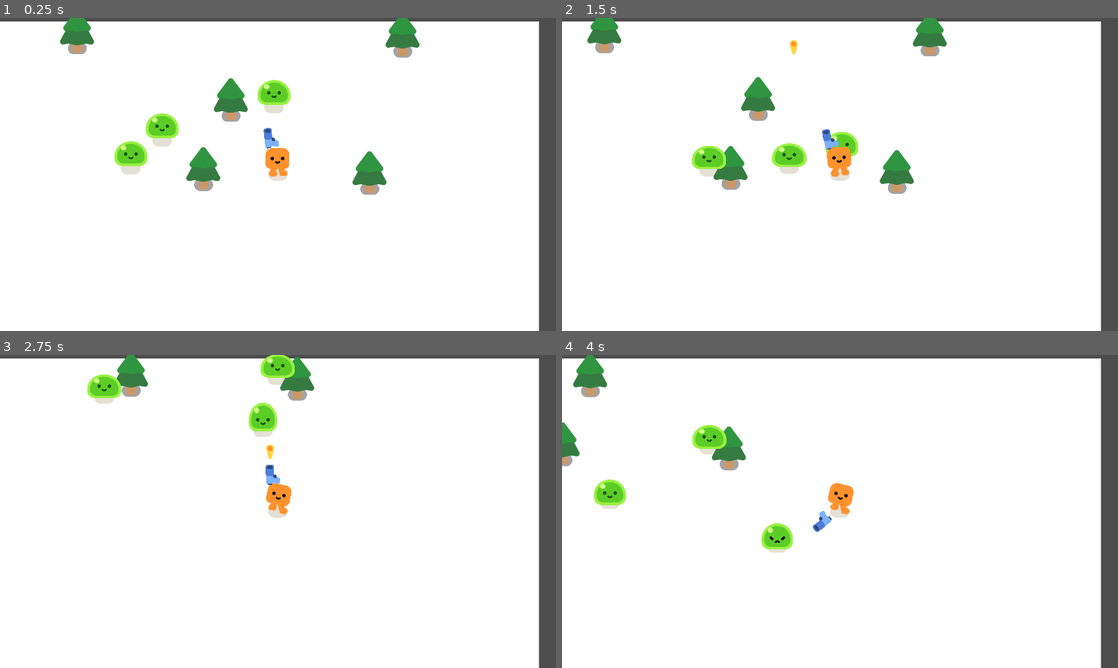
Above: before the commit, frames 1-4 (two rows, left to right).
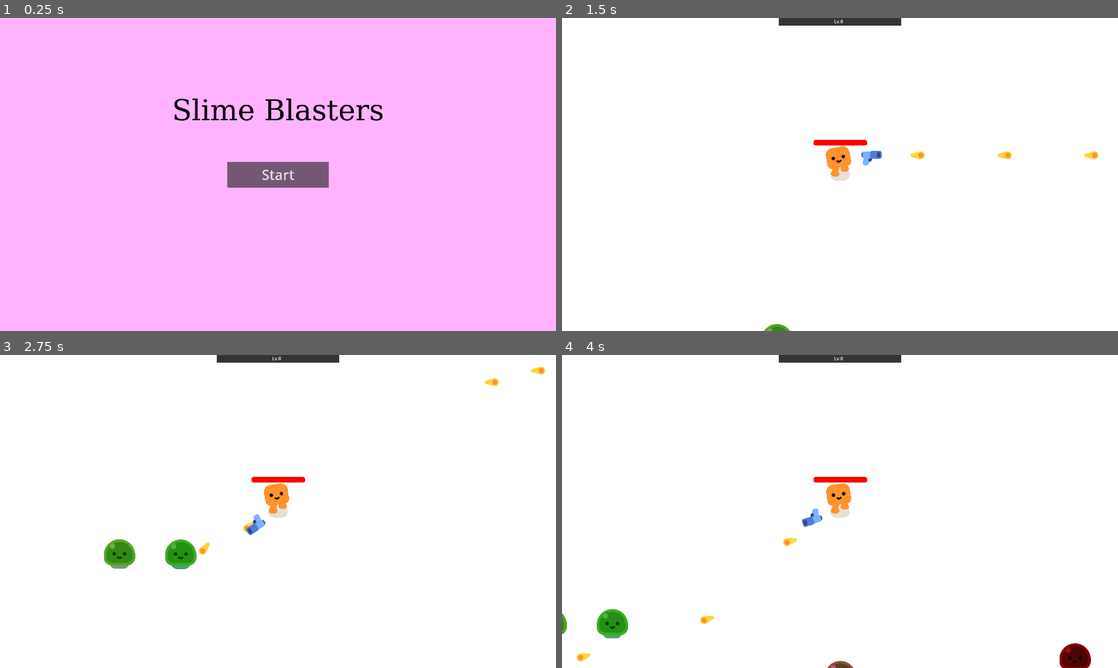
Above: after the commit, the same moments.

Repository: Daxz0/slime-blasters
Game: Godot game, scene res://game.tscn
Same seed, same stepped clock (60 frames per second), same inputs: the game is played once before the commit and once after it.
Inputs (mouse positions are in pixels of both pictures, inside the frame that each line leads up to):
- Up to frame 1 (0.25 s): no input
- Up to frame 2 (1.5 s): click (840, 174) at 0.5 s, where only the run after the commit has a clickable "Start"; hold D (move_right) from 1.28 s (still down)
- Up to frame 3 (2.75 s): release D (move_right) at 2.03 s; hold S (move_down) from 2.03 s (still down)
- Up to frame 4 (4 s): release S (move_down) at 2.78 s; hold D (move_right) 2.78-3.53 s; hold W (move_up) from 3.53 s (still down)

The runs differ from the first frame. In frame 1, 100% of the frame differs, in the area x 0-100%, y 0-100%; in frame 2, 8.8%; in frame 3, 8.3%; in frame 4, 8.7%.

Commit message:
+ menu and end screen!

Diff:
--- a/basic_slime.gd
+++ b/basic_slime.gd
@@ -1,34 +1,8 @@
 extends CharacterBody2D
 
 
-@export var hurt_value: float = 5
-@onready var player = get_node("/root/Game/Player")
-
 func _ready() -> void:
-	$Slime/AnimationPlayer.play("walk")
-
-const SPEED = 300.0
-var health = 100
-
-func _physics_process(delta: float) -> void:
-	var direction = global_position.direction_to(player.global_position)
-	velocity = direction * SPEED
-
-	move_and_slide()
-
-
-func take_damage(damage):
-	health -= damage
-
-	$Slime/AnimationPlayer.play("hurt")
-	$Slime/AnimationPlayer.queue("walk")
-
-	if health <= 0:
-		queue_free()
-
-		const SMOKE = preload("res://smoke_explosion/smoke_explosion.tscn")
-
-		var smoke = SMOKE.instantiate()
-
-		get_parent().add_child(smoke)
-		smoke.global_position = global_position
+	var r = randf()
+	var g = randf()
+	var b = randf()
+	modulate = Color(r, g, b)
--- a/basic_slime.tscn
+++ b/basic_slime.tscn
@@ -6,7 +6,7 @@
 [sub_resource type="CircleShape2D" id="CircleShape2D_1uarl"]
 radius = 54.00926
 
-[node name="BasicSlime" type="CharacterBody2D"]
+[node name="MenuSlime" type="CharacterBody2D"]
 collision_layer = 3
 collision_mask = 3
 script = ExtResource("1_1uarl")
--- a/bullet.gd
+++ b/bullet.gd
@@ -20,4 +20,4 @@
 	queue_free()
 
 	if body.has_method("take_damage"):
-		body.take_damage(10)
+		body.take_damage(1000)
--- a/bullet.tscn
+++ b/bullet.tscn
@@ -1,6 +1,6 @@
 [gd_scene load_steps=4 format=3 uid="uid://b5ixw66oaedki"]
 
-[ext_resource type="Texture2D" uid="uid://dftkbqwsfd68r" path="res://pistol/projectile.png" id="1_v7oki"]
+[ext_resource type="Texture2D" uid="uid://dftkbqwsfd68r" path="res://weapons/pistol/projectile.png" id="1_v7oki"]
 [ext_resource type="Script" uid="uid://cfjvwhypwf5h5" path="res://bullet.gd" id="1_v8qja"]
 
 [sub_resource type="CircleShape2D" id="CircleShape2D_v8qja"]
--- /dev/null
+++ b/cannon.tscn
@@ -0,0 +1,3 @@
+[gd_scene format=3 uid="uid://odskt1tgw0pm"]
+
+[node name="Cannon" type="Area2D"]
--- /dev/null
+++ b/experience.gd
@@ -0,0 +1,7 @@
+extends Area2D
+
+signal gain_xp
+
+func _on_body_entered(body: Node2D) -> void:
+    queue_free()
+    gain_xp.emit()
--- /dev/null
+++ b/experience.tscn
@@ -0,0 +1,19 @@
+[gd_scene load_steps=4 format=3 uid="uid://c6u4e2d7reiqh"]
+
+[ext_resource type="Script" uid="uid://nead1utvva8s" path="res://experience.gd" id="1_rronj"]
+[ext_resource type="Texture2D" uid="uid://ca0fcslnh6rb2" path="res://game_assets/experience.png" id="2_j7eut"]
+
+[sub_resource type="CircleShape2D" id="CircleShape2D_0bgji"]
+radius = 15.033297
+
+[node name="Experience" type="Area2D"]
+script = ExtResource("1_rronj")
+
+[node name="CollisionShape2D" type="CollisionShape2D" parent="."]
+shape = SubResource("CircleShape2D_0bgji")
+
+[node name="Experience" type="Sprite2D" parent="."]
+scale = Vector2(0.31428573, 0.31428573)
+texture = ExtResource("2_j7eut")
+
+[connection signal="body_entered" from="." to="." method="_on_body_entered"]
--- /dev/null
+++ b/game.gd
@@ -0,0 +1,28 @@
+extends Node2D
+
+
+
+func _on_ready():
+    get_tree().paused = true
+
+func spawn_mob():
+
+    var new_mob = preload("res://basic_slime.tscn").instantiate()
+    %PathFollow2D.progress_ratio = randf()
+
+    new_mob.global_position = %PathFollow2D.global_position
+    add_child(new_mob)
+
+
+func _on_spawn_timer_timeout() -> void:
+    spawn_mob()
+
+
+func _on_player_health_depleted() -> void:
+    %GameOver.visible = true
+    get_tree().paused = true
+
+
+func _on_button_pressed() -> void:
+    get_tree().paused = false
+    %GameStart.visible = false
--- a/game.tscn
+++ b/game.tscn
@@ -1,44 +1,159 @@
-[gd_scene load_steps=4 format=3 uid="uid://b3u84076due2"]
+[gd_scene load_steps=7 format=3 uid="uid://b3u84076due2"]
 
 [ext_resource type="PackedScene" uid="uid://b0xfsf20ygw2w" path="res://player.tscn" id="1_e2o6t"]
-[ext_resource type="PackedScene" uid="uid://c0gpy0pye4jr6" path="res://tree.tscn" id="2_feb5d"]
-[ext_resource type="PackedScene" uid="uid://vlvyu80xwpck" path="res://basic_slime.tscn" id="3_feb5d"]
+[ext_resource type="Script" uid="uid://cd0nr31bvtbx7" path="res://game.gd" id="1_feb5d"]
+
+[sub_resource type="StyleBoxFlat" id="StyleBoxFlat_e2o6t"]
+bg_color = Color(0, 0, 0, 0.79607844)
+
+[sub_resource type="StyleBoxFlat" id="StyleBoxFlat_feb5d"]
+bg_color = Color(0.6666667, 1, 0, 1)
+
+[sub_resource type="Curve2D" id="Curve2D_fc0e3"]
+_data = {
+"points": PackedVector2Array(0, 0, 0, 0, -220, -103, 0, 0, 0, 0, 1999, -88, 0, 0, 0, 0, 1996, 1227, 0, 0, 0, 0, -217, 1234, 0, 0, 0, 0, -217, -110)
+}
+point_count = 5
+
+[sub_resource type="FontFile" id="FontFile_e2o6t"]
+cache/0/100/0/ascent = 0.0
+cache/0/100/0/descent = 0.0
+cache/0/100/0/underline_position = 0.0
+cache/0/100/0/underline_thickness = 0.0
+cache/0/100/0/scale = 1.0
+cache/0/16/0/ascent = 0.0
+cache/0/16/0/descent = 0.0
+cache/0/16/0/underline_position = 0.0
+cache/0/16/0/underline_thickness = 0.0
+cache/0/16/0/scale = 1.0
 
 [node name="Game" type="Node2D"]
 y_sort_enabled = true
+script = ExtResource("1_feb5d")
 
-[node name="CanvasLayer" type="CanvasLayer" parent="."]
+[node name="Background" type="CanvasLayer" parent="."]
 layer = -30
 
-[node name="ColorRect" type="ColorRect" parent="CanvasLayer"]
-offset_left = -109.0
-offset_top = 12.0
-offset_right = 1861.0
-offset_bottom = 1156.0
+[node name="ColorRect" type="ColorRect" parent="Background"]
+anchors_preset = 15
+anchor_right = 1.0
+anchor_bottom = 1.0
+grow_horizontal = 2
+grow_vertical = 2
+
+[node name="XPBar" type="ProgressBar" parent="Background"]
+unique_name_in_owner = true
+z_index = 50
+anchors_preset = 5
+anchor_left = 0.5
+anchor_right = 0.5
+offset_left = -212.0
+offset_right = 212.0
+offset_bottom = 27.0
+grow_horizontal = 2
+theme_override_styles/background = SubResource("StyleBoxFlat_e2o6t")
+theme_override_styles/fill = SubResource("StyleBoxFlat_feb5d")
+show_percentage = false
+
+[node name="Label" type="Label" parent="Background/XPBar"]
+layout_mode = 1
+anchors_preset = 5
+anchor_left = 0.5
+anchor_right = 0.5
+offset_left = -20.0
+offset_right = 20.0
+offset_bottom = 23.0
+grow_horizontal = 2
+text = "Lv.0"
 
 [node name="Player" parent="." instance=ExtResource("1_e2o6t")]
-position = Vector2(855, 634)
+position = Vector2(973, 544)
 
-[node name="Tree" parent="." instance=ExtResource("2_feb5d")]
-position = Vector2(161, 138)
+[node name="Path2D" type="Path2D" parent="Player"]
+position = Vector2(-855, -634)
+curve = SubResource("Curve2D_fc0e3")
 
-[node name="Tree2" parent="." instance=ExtResource("2_feb5d")]
-position = Vector2(692, 371)
+[node name="PathFollow2D" type="PathFollow2D" parent="Player/Path2D"]
+unique_name_in_owner = true
+position = Vector2(-220, -103)
+rotation = 0.0067596985
 
-[node name="Tree3" parent="." instance=ExtResource("2_feb5d")]
-position = Vector2(597, 609)
+[node name="SpawnTimer" type="Timer" parent="."]
+autostart = true
 
-[node name="Tree4" parent="." instance=ExtResource("2_feb5d")]
-position = Vector2(1171, 623)
+[node name="GameOver" type="CanvasLayer" parent="."]
+unique_name_in_owner = true
+visible = false
 
-[node name="Tree5" parent="." instance=ExtResource("2_feb5d")]
-position = Vector2(1285, 149)
+[node name="ColorRect" type="ColorRect" parent="GameOver"]
+anchors_preset = 15
+anchor_right = 1.0
+anchor_bottom = 1.0
+grow_horizontal = 2
+grow_vertical = 2
+color = Color(0, 0, 0, 0.5254902)
 
-[node name="BasicSlime" parent="." instance=ExtResource("3_feb5d")]
-position = Vector2(383, 496)
+[node name="Label" type="Label" parent="GameOver/ColorRect"]
+layout_mode = 1
+anchors_preset = 8
+anchor_left = 0.5
+anchor_top = 0.5
+anchor_right = 0.5
+anchor_bottom = 0.5
+offset_left = -43.5
+offset_top = -11.5
+offset_right = 43.5
+offset_bottom = 11.5
+grow_horizontal = 2
+grow_vertical = 2
+theme_override_font_sizes/font_size = 150
+text = "Game Over"
 
-[node name="BasicSlime2" parent="." instance=ExtResource("3_feb5d")]
-position = Vector2(272, 610)
+[node name="GameStart" type="CanvasLayer" parent="."]
+unique_name_in_owner = true
 
-[node name="BasicSlime3" parent="." instance=ExtResource("3_feb5d")]
-position = Vector2(837, 327)
+[node name="ColorRect" type="ColorRect" parent="GameStart"]
+anchors_preset = 15
+anchor_right = 1.0
+anchor_bottom = 1.0
+grow_horizontal = 2
+grow_vertical = 2
+color = Color(1, 0.7019608, 1, 1)
+
+[node name="Label" type="Label" parent="GameStart/ColorRect"]
+layout_mode = 1
+anchors_preset = 8
+anchor_left = 0.5
+anchor_top = 0.5
+anchor_right = 0.5
+anchor_bottom = 0.5
+offset_left = -303.0
+offset_top = -267.0
+offset_right = 303.0
+offset_bottom = -133.0
+grow_horizontal = 2
+grow_vertical = 2
+theme_override_colors/font_color = Color(0, 0, 0, 1)
+theme_override_fonts/font = SubResource("FontFile_e2o6t")
+theme_override_font_sizes/font_size = 100
+text = "Slime Blasters"
+
+[node name="Button" type="Button" parent="GameStart/ColorRect"]
+layout_mode = 1
+anchors_preset = 8
+anchor_left = 0.5
+anchor_top = 0.5
+anchor_right = 0.5
+anchor_bottom = 0.5
+offset_left = -175.5
+offset_top = -44.5
+offset_right = 175.5
+offset_bottom = 44.5
+grow_horizontal = 2
+grow_vertical = 2
+theme_override_font_sizes/font_size = 48
+text = "Start"
+
+[connection signal="health_depleted" from="Player" to="." method="_on_player_health_depleted"]
+[connection signal="timeout" from="SpawnTimer" to="." method="_on_spawn_timer_timeout"]
+[connection signal="pressed" from="GameStart/ColorRect/Button" to="." method="_on_button_pressed"]
--- a/gun.gd
+++ b/gun.gd
@@ -11,10 +11,13 @@
 
 func shoot():
 	const BULLET = preload("res://bullet.tscn")
+
 	var new_bullet = BULLET.instantiate()
 
 	new_bullet.global_position = %ShootingPoint.global_position
 	new_bullet.global_rotation = %ShootingPoint.global_rotation
+	new_bullet.z_index = -1
+
 
 	%ShootingPoint.add_child(new_bullet)
 
--- a/gun.tscn
+++ b/gun.tscn
@@ -1,12 +1,12 @@
 [gd_scene load_steps=4 format=3 uid="uid://du5i8r7jdycua"]
 
 [ext_resource type="Script" uid="uid://di60eas1iyixe" path="res://gun.gd" id="1_dk5gl"]
-[ext_resource type="Texture2D" uid="uid://cswb5do8rrj7q" path="res://pistol/pistol.png" id="1_vk1bi"]
+[ext_resource type="Texture2D" uid="uid://cswb5do8rrj7q" path="res://weapons/pistol/pistol.png" id="1_vk1bi"]
 
 [sub_resource type="CircleShape2D" id="CircleShape2D_dk5gl"]
-radius = 409.07825
+radius = 543.0083
 
-[node name="Gun" type="Area2D"]
+[node name="Pistol" type="Area2D"]
 collision_layer = 0
 collision_mask = 2
 script = ExtResource("1_dk5gl")
@@ -18,12 +18,12 @@
 position = Vector2(0, 1)
 
 [node name="Pistol" type="Sprite2D" parent="Pivot"]
-position = Vector2(93, -17)
+position = Vector2(110, -24)
 texture = ExtResource("1_vk1bi")
 
 [node name="ShootingPoint" type="Marker2D" parent="Pivot/Pistol"]
 unique_name_in_owner = true
-position = Vector2(26, -11)
+position = Vector2(-4, -10)
 
 [node name="FireRate" type="Timer" parent="."]
 wait_time = 0.3
--- a/icon.svg
+++ /dev/null
@@ -1 +0,0 @@
-<svg xmlns="http://www.w3.org/2000/svg" width="128" height="128"><rect width="124" height="124" x="2" y="2" fill="#363d52" stroke="#212532" stroke-width="4" rx="14"/><g fill="#fff" transform="translate(12.322 12.322)scale(.101)"><path d="M105 673v33q407 354 814 0v-33z"/><path fill="#478cbf" d="m105 673 152 14q12 1 15 14l4 67 132 10 8-61q2-11 15-15h162q13 4 15 15l8 61 132-10 4-67q3-13 15-14l152-14V427q30-39 56-81-35-59-83-108-43 20-82 47-40-37-88-64 7-51 8-102-59-28-123-42-26 43-46 89-49-7-98 0-20-46-46-89-64 14-123 42 1 51 8 102-48 27-88 64-39-27-82-47-48 49-83 108 26 42 56 81zm0 33v39c0 276 813 276 814 0v-39l-134 12-5 69q-2 10-14 13l-162 11q-12 0-16-11l-10-65H446l-10 65q-4 11-16 11l-162-11q-12-3-14-13l-5-69z"/><path d="M483 600c0 34 58 34 58 0v-86c0-34-58-34-58 0z"/><circle cx="725" cy="526" r="90"/><circle cx="299" cy="526" r="90"/></g><g fill="#414042" transform="translate(12.322 12.322)scale(.101)"><circle cx="307" cy="532" r="60"/><circle cx="717" cy="532" r="60"/></g></svg>
--- /dev/null
+++ b/menu_slime.tscn
@@ -0,0 +1,19 @@
+[gd_scene load_steps=4 format=3 uid="uid://bsds7cqkk1ybg"]
+
+[ext_resource type="Script" uid="uid://c2owiuw7re8jn" path="res://basic_slime.gd" id="1_8r761"]
+[ext_resource type="PackedScene" uid="uid://ogik4s70pgwl" path="res://characters/slime/slime.tscn" id="2_5jub7"]
+
+[sub_resource type="CircleShape2D" id="CircleShape2D_1uarl"]
+radius = 54.00926
+
+[node name="MenuSlime" type="CharacterBody2D"]
+collision_layer = 3
+collision_mask = 3
+script = ExtResource("1_8r761")
+
+[node name="Slime" parent="." instance=ExtResource("2_5jub7")]
+script = null
+
+[node name="CollisionShape2D" type="CollisionShape2D" parent="."]
+position = Vector2(0, -27)
+shape = SubResource("CircleShape2D_1uarl")
--- a/player.gd
+++ b/player.gd
@@ -4,6 +4,8 @@
 
 signal health_depleted
 var health = 100.0
+var xp = 0.0
+var level = 0
 
 func _physics_process(delta: float) -> void:
 	var direction = Input.get_vector("move_left", "move_right", "move_up", "move_down")
@@ -14,6 +16,14 @@
 	move_and_slide()
 
 	if velocity.length() > 0.0:
+
+		if Input.is_action_pressed("move_left"):
+			# flips the charcater to the other side when left
+			$HappyBoo.scale = Vector2(-1,1)
+		elif Input.is_action_pressed("move_right"):
+			#  defdault rotation
+			$HappyBoo.scale = Vector2(1,1)
+
 		anim_player.play("walk")
 	else:
 		anim_player.play("idle")
@@ -23,5 +33,19 @@
 	for mob in touching_mobs:
 		health -= mob.hurt_value * delta
 
+	%Healthbar.value = health
+
 	if health <= 0:
+		%Healthbar.value = 0
 		health_depleted.emit()
+
+
+func _on_gain_xp() -> void:
+	xp+=5
+	print("receive")
+
+	if xp >= 100:
+		xp-=100
+		level +=1
+		%XPBar.get_node("Label").text = "Lvl.%d" % level
+	%XPBar.value = xp
--- a/player.tscn
+++ b/player.tscn
@@ -1,6 +1,6 @@
-[gd_scene load_steps=6 format=3 uid="uid://b0xfsf20ygw2w"]
+[gd_scene load_steps=8 format=3 uid="uid://b0xfsf20ygw2w"]
 
-[ext_resource type="PackedScene" uid="uid://pbmyh1qru7p" path="res://assets/character/happy_boo.tscn" id="1_4flbx"]
+[ext_resource type="PackedScene" uid="uid://pbmyh1qru7p" path="res://characters/happy_boo/happy_boo.tscn" id="1_4flbx"]
 [ext_resource type="Script" uid="uid://d2c2b5heivtqf" path="res://player.gd" id="1_onrkg"]
 [ext_resource type="PackedScene" uid="uid://du5i8r7jdycua" path="res://gun.tscn" id="3_i3pqv"]
 
@@ -8,8 +8,22 @@
 radius = 27.0
 
 [sub_resource type="CapsuleShape2D" id="CapsuleShape2D_i3pqv"]
-radius = 37.0
-height = 74.0
+radius = 43.0
+height = 110.0
+
+[sub_resource type="StyleBoxFlat" id="StyleBoxFlat_i3pqv"]
+bg_color = Color(0.11372549, 0.11372549, 0.11372549, 0.8)
+corner_radius_top_left = 8
+corner_radius_top_right = 8
+corner_radius_bottom_right = 8
+corner_radius_bottom_left = 8
+
+[sub_resource type="StyleBoxFlat" id="StyleBoxFlat_hqtel"]
+bg_color = Color(1, 0, 0, 1)
+corner_radius_top_left = 8
+corner_radius_top_right = 8
+corner_radius_bottom_right = 8
+corner_radius_bottom_left = 8
 
 [node name="Player" type="CharacterBody2D"]
 script = ExtResource("1_onrkg")
@@ -31,6 +45,17 @@
 collision_mask = 2
 
 [node name="CollisionShape2D" type="CollisionShape2D" parent="Hurtbox"]
-position = Vector2(0, -21)
+position = Vector2(-2, -28)
 shape = SubResource("CapsuleShape2D_i3pqv")
 debug_color = Color(0.9672262, 0, 0.47860748, 0.41960785)
+
+[node name="Healthbar" type="ProgressBar" parent="."]
+unique_name_in_owner = true
+offset_left = -92.0
+offset_top = -119.0
+offset_right = 94.0
+offset_bottom = -100.0
+theme_override_styles/background = SubResource("StyleBoxFlat_i3pqv")
+theme_override_styles/fill = SubResource("StyleBoxFlat_hqtel")
+value = 100.0
+show_percentage = false
--- a/assets/pistol/impact/impact.tscn
+++ b/weapons/pistol/impact/impact.tscn
@@ -1,7 +1,7 @@
 [gd_scene load_steps=3 format=3 uid="uid://kcl4efkvrany"]
 
-[ext_resource type="Script" uid="uid://de6y8t2sf6ynh" path="res://pistol/impact/impact.gd" id="1_4vum2"]
-[ext_resource type="Texture2D" uid="uid://dn80eu1qs371v" path="res://pistol/impact/circle.png" id="2_wp1di"]
+[ext_resource type="Script" uid="uid://de6y8t2sf6ynh" path="res://weapons/pistol/impact/impact.gd" id="1_4vum2"]
+[ext_resource type="Texture2D" uid="uid://dn80eu1qs371v" path="res://weapons/pistol/impact/circle.png" id="2_wp1di"]
 
 [node name="Impact" type="Node2D"]
 top_level = true
--- a/assets/pistol/muzzle_flash/muzzle_flash.tscn
+++ b/weapons/pistol/muzzle_flash/muzzle_flash.tscn
@@ -1,7 +1,7 @@
 [gd_scene load_steps=3 format=3 uid="uid://c1b2kbuq1if08"]
 
-[ext_resource type="Script" uid="uid://6ej4465c3oxu" path="res://pistol/muzzle_flash/muzzle_flash.gd" id="1_wouey"]
-[ext_resource type="Texture2D" uid="uid://brgpjilf7s2ul" path="res://pistol/muzzle_flash/muzzle_flash.png" id="2_6pgu4"]
+[ext_resource type="Script" uid="uid://6ej4465c3oxu" path="res://weapons/pistol/muzzle_flash/muzzle_flash.gd" id="1_wouey"]
+[ext_resource type="Texture2D" uid="uid://brgpjilf7s2ul" path="res://weapons/pistol/muzzle_flash/muzzle_flash.png" id="2_6pgu4"]
 
 [node name="MuzzleFlash" type="Node2D"]
 script = ExtResource("1_wouey")
Not shown, added: experience.gd.uid
Not shown, added: game.gd.uid
Binary file added: game_assets/experience.png
Not shown, changed: game_assets/experience.png.import
Not shown, changed: icon.png.import
Renamed: assets/pistol/impact/circle.png -> weapons/pistol/impact/circle.png
Not shown, changed: weapons/pistol/impact/circle.png.import
Renamed: assets/pistol/impact/impact.gd -> weapons/pistol/impact/impact.gd
Renamed: assets/pistol/impact/impact.gd.uid -> weapons/pistol/impact/impact.gd.uid
Renamed: assets/pistol/muzzle_flash/muzzle_flash.gd -> weapons/pistol/muzzle_flash/muzzle_flash.gd
Renamed: assets/pistol/muzzle_flash/muzzle_flash.gd.uid -> weapons/pistol/muzzle_flash/muzzle_flash.gd.uid
Renamed: assets/pistol/muzzle_flash/muzzle_flash.png -> weapons/pistol/muzzle_flash/muzzle_flash.png
(and 5 more such lines)
